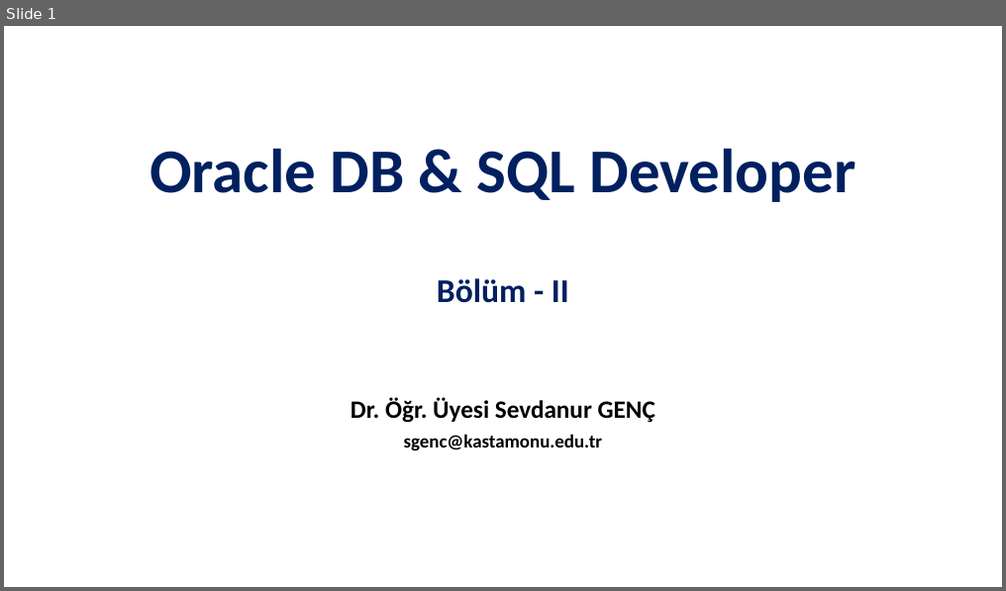
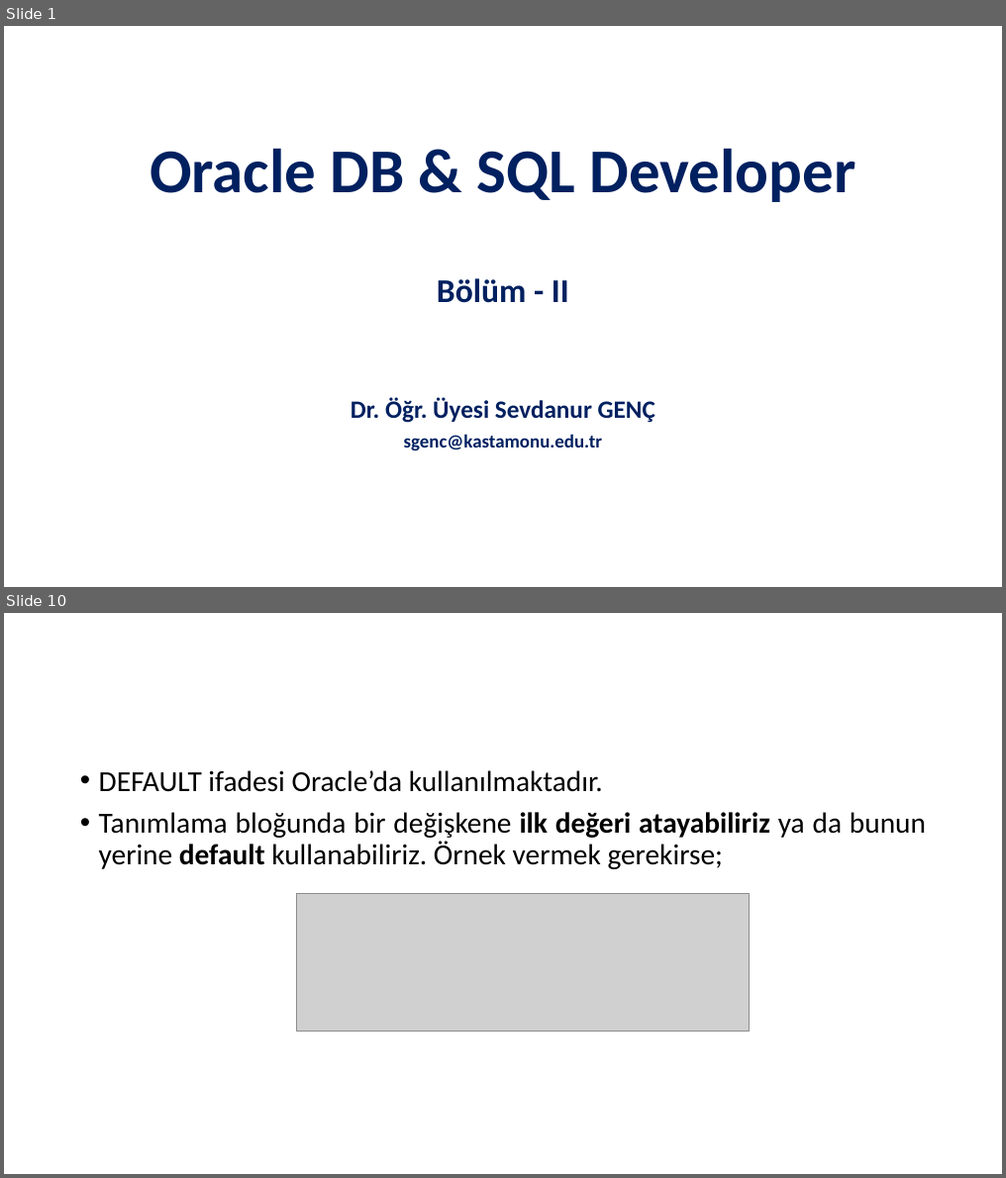
Before and after one commit to SevdanurGENC/Oracle-DB-SQL-Developer-Lecture-Notes, a slide deck: Slides/Oracle DB & SQL Developer - Bolum II.pptx. Shown one above the other, each under a label of ours: slide 1 before the commit, slides 1 and 10 after it; the slides between them are not shown. The pictures are 1006x591 and 1006x1178 pixels, drawn with LibreOffice and Linux fonts; fonts in the diff are those of the drawing; grey boxes stand for pictures. Boxes give left, top, right and bottom in pixels: in the first picture for what was removed or moved away, otherwise in the second. Text is boxed around its words. In the diff, an @@ line names an element or a change of style, - is before the commit and + after.

```diff
--- a/Slides/Oracle DB & SQL Developer - Bolum II.pptx
+++ b/Slides/Oracle DB & SQL Developer - Bolum II.pptx
@@ slide 10 added at box(4, 613, 1002, 1174), background #FFFFFF @@
@@ text added at box(99, 770, 926, 869), 28 pt, text #000000 @@
+• DEFAULT ifadesi Oracle’da kullanılmaktadır.
+• Tanımlama bloğunda bir değişkene ilk değeri atayabiliriz ya da bunun yerine default kullanabiliriz. Örnek vermek gerekirse;
@@ picture added at box(296, 894, 748, 1032) @@
@@ slide 1 changed as well @@
@@ subtitle "Dr. Öğr. Üyesi Sevdanur GENÇ" at box(350, 397, 655, 452): text colour #000000 to #002060 @@
```
Also in this commit, not shown: 1 other slide changed, 9 other slides added, 7 slides removed, 1 other file.
